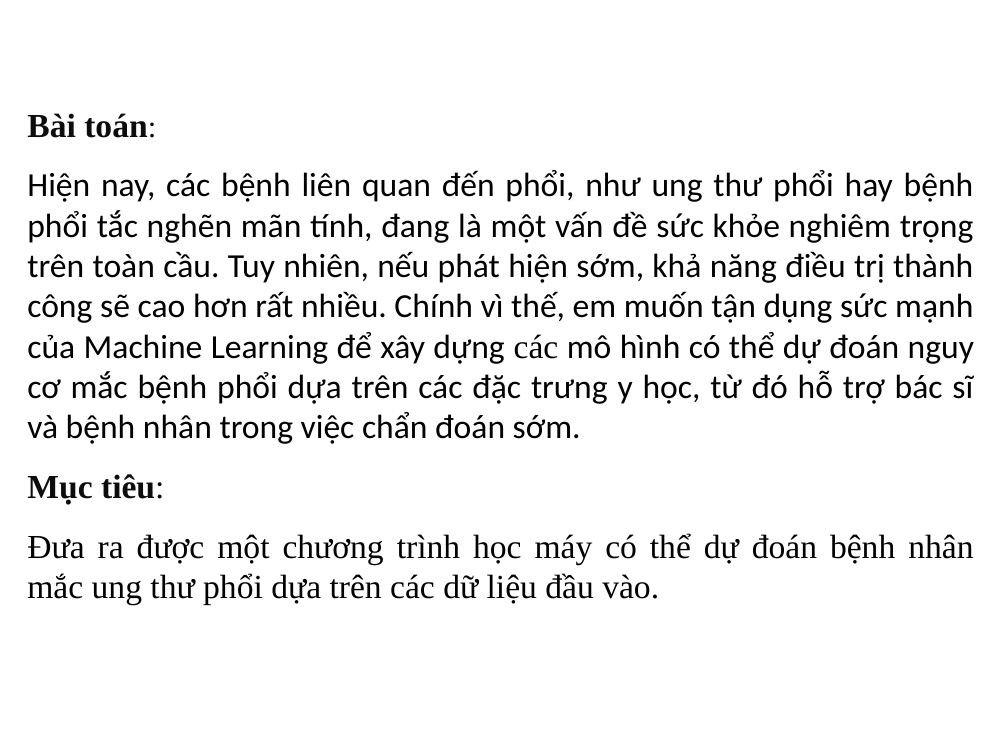
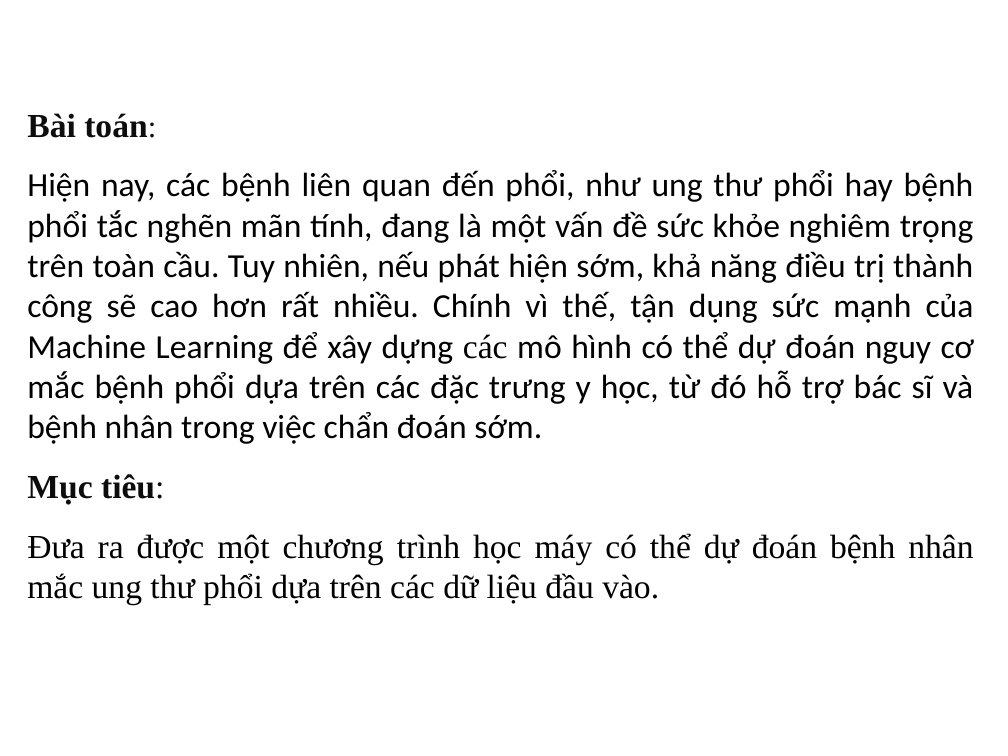
Before and after one commit to VietHung3004/Project_2, a slide deck: slide 3 of Lungcancer_prediction.pptx. Drawn at 1008x756 pixels with LibreOffice and Linux fonts; fonts in the diff are those of the drawing; background and template pictures are left out. Boxes give left, top, right and bottom in pixels: in the first picture for what was removed or moved away, otherwise in the second. Text is boxed around its words. In the diff, an @@ line names an element or a change of style, - is before the commit and + after.

```diff
--- a/Lungcancer_prediction.pptx
+++ b/Lungcancer_prediction.pptx
@@ text at [27, 170, 974, 444]: text changed @@
-Hiện nay, các bệnh liên quan đến phổi, như ung thư phổi hay bệnh phổi tắc nghẽn mãn tính, đang là một vấn đề sức khỏe nghiêm trọng trên toàn cầu. Tuy nhiên, nếu phát hiện sớm, khả năng điều trị thành công sẽ cao hơn rất nhiều. Chính vì thế, em muốn tận dụng sức mạnh của Machine Learning để xây dựng các mô hình có thể dự đoán nguy cơ mắc bệnh phổi dựa trên các đặc trưng y học, từ đó hỗ trợ bác sĩ và bệnh nhân trong việc chẩn đoán sớm.
+Hiện nay, các bệnh liên quan đến phổi, như ung thư phổi hay bệnh phổi tắc nghẽn mãn tính, đang là một vấn đề sức khỏe nghiêm trọng trên toàn cầu. Tuy nhiên, nếu phát hiện sớm, khả năng điều trị thành công sẽ cao hơn rất nhiều. Chính vì thế, tận dụng sức mạnh của Machine Learning để xây dựng các mô hình có thể dự đoán nguy cơ mắc bệnh phổi dựa trên các đặc trưng y học, từ đó hỗ trợ bác sĩ và bệnh nhân trong việc chẩn đoán sớm.
```
Also in this commit, not shown: 30 other slides changed, 1 slide added, 8 slides removed, 3 other files.
